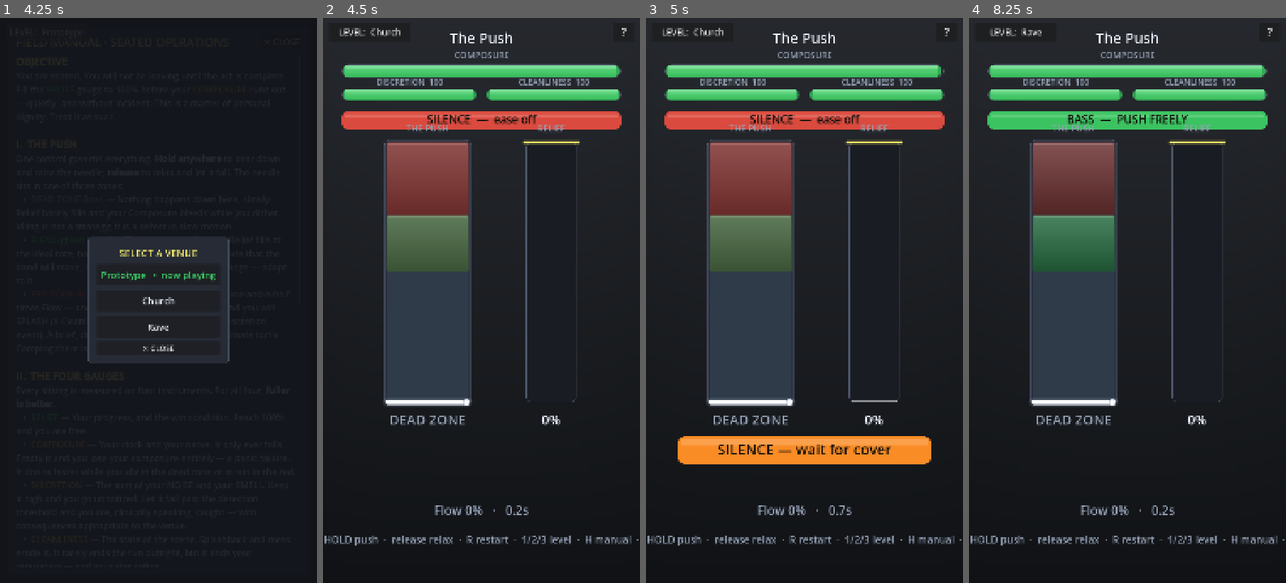
Above: before the commit, frames 1-4 (left to right).
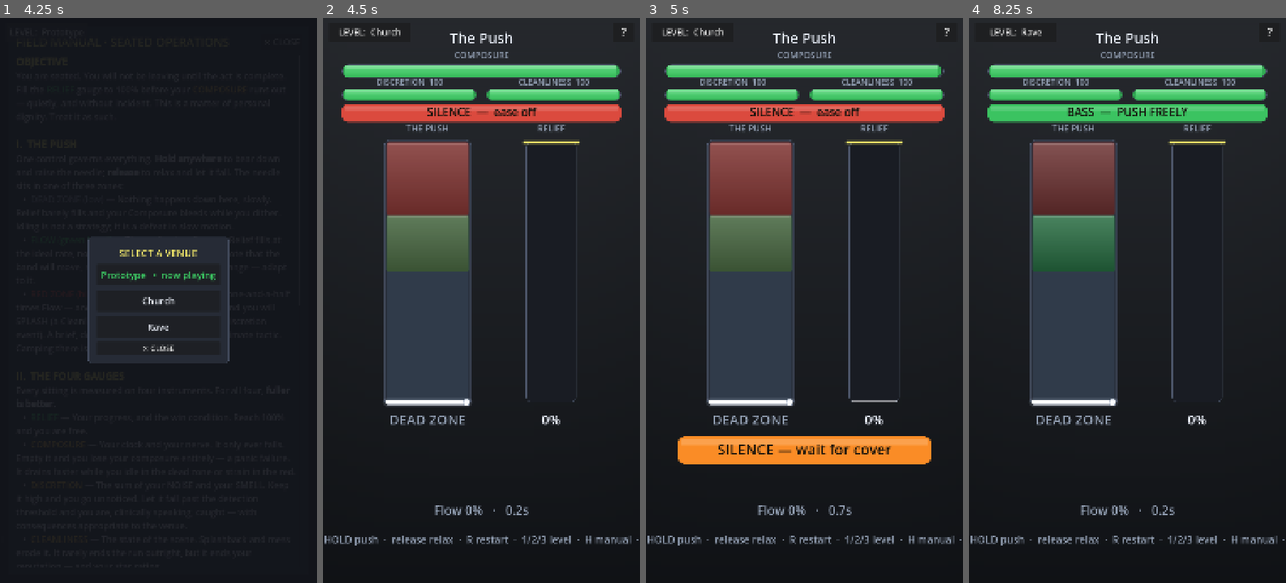
Above: after the commit, the same moments.

Repository: CodeMasterMike/poo-sim
Game: Godot game, scene res://scenes/sit/push_prototype.tscn
The game is run twice, just before and just after one commit, with the same random seed, the same clock (stepped at 60 frames per second) and the same inputs.
Inputs:
- Up to frame 1 (4.25 s): click "?" at 0.5 s; click "LEVEL: Prototype" at 1.25 s; click "Prototype • now playing" at 2 s; click "?" at 2.75 s; click "LEVEL: Prototype" at 3.5 s
- Up to frame 2 (4.5 s): click "Church" at 4.25 s
- Up to frame 3 (5 s): no input
- Up to frame 4 (8.25 s): click "LEVEL: Church" at 5 s; click "Prototype" at 5.75 s; click "?" at 6.5 s; click "LEVEL: Prototype" at 7.25 s; click "Rave" at 8 s

Frame 1 is identical in both runs. In frame 2, 3.1% of the frame differs, in the area x 5-95%, y 15-20%; in frame 3, 3.1%; in frame 4, 3.0%.

Commit message:
Lift the quiet-room status bar clear of the column labels
On Church and Rave the cover-status bar sat at h*0.165 with a height of
h*0.032, running to h*0.197 — straight through the caps of "THE PUSH" and
"RELIEF", which rise to about h*0.190 from their h*0.202 baseline. Both
column labels were half-buried behind the bar.

Move the bar to h*0.152, which centres it in the empty band between the
pills and the labels with roughly h*0.005 of clearance either side. The
gauge and relief block is untouched, so it holds the same position on every
level, and ordinary levels — which never draw this bar — are unchanged.

Co-Authored-By: Claude Opus 5 <noreply@anthropic.com>

Diff:
--- a/scripts/systems/push_prototype.gd
+++ b/scripts/systems/push_prototype.gd
@@ -514,7 +514,12 @@
 		col = FLOW
 		label = "COVER  —  PUSH NOW" if church else "BASS  —  PUSH FREELY"
 
-	var by := h * 0.165
+	# The bar has to fit the band between the pills (bottom h*0.147) and the tops of
+	# the "THE PUSH"/"RELIEF" column labels, whose caps reach up to about h*0.190
+	# from their h*0.202 baseline. That leaves ~h*0.043 of room for an h*0.032 bar;
+	# h*0.152 centres it. Moving it back down collides with both labels — the gauge
+	# and relief columns hold the same place on every level, quiet room or not.
+	var by := h * 0.152
 	var bh := h * 0.032
 	var bar := col
 	bar.a = 0.92
